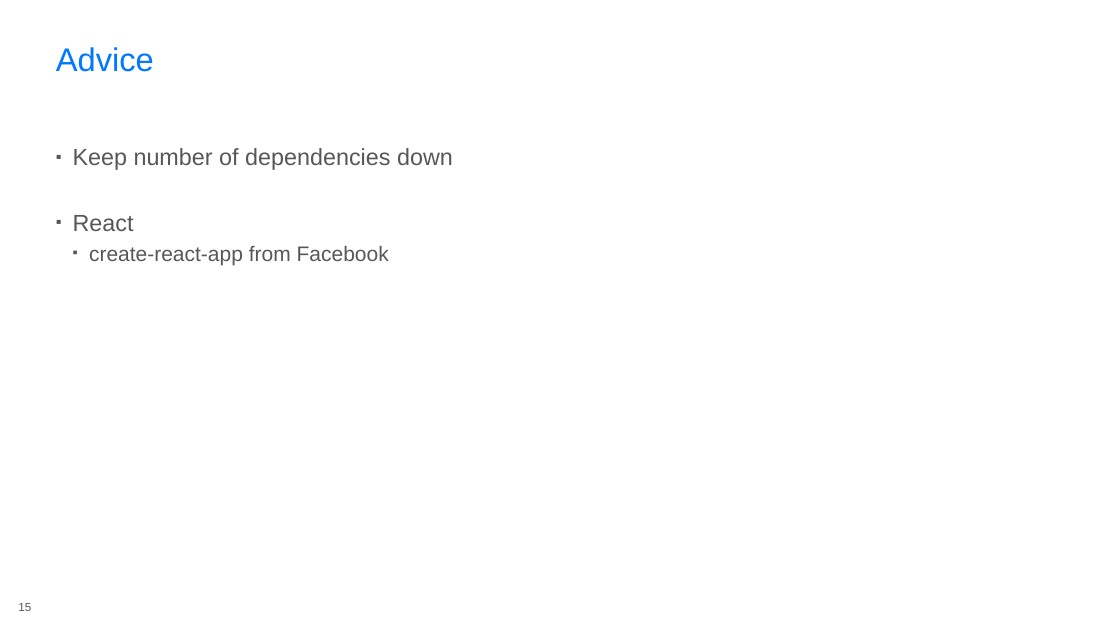
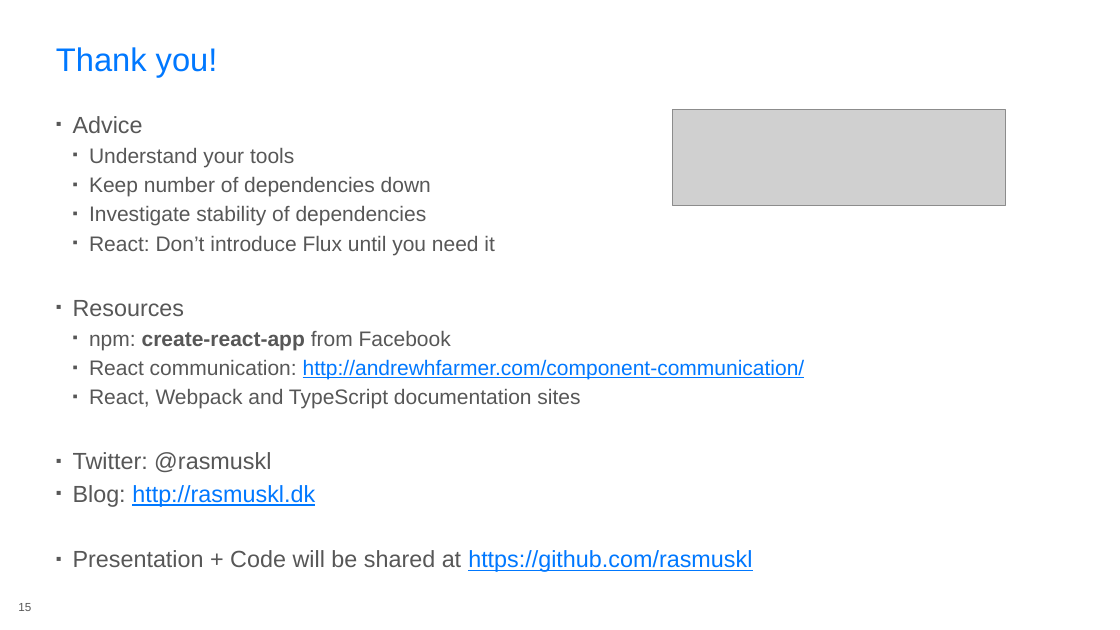
Before and after one commit to rasmuskl/react-webpack-typescript, a slide deck: slide 15 of _notes/Presentation.pptx. Drawn at 1120x630 pixels with LibreOffice and Linux fonts; fonts in the diff are those of the drawing; grey boxes stand for pictures; background and template pictures are left out. Boxes give left, top, right and bottom in pixels: in the first picture for what was removed or moved away, otherwise in the second. Text is boxed around its words. In the diff, an @@ line names an element or a change of style, - is before the commit and + after.

```diff
--- a/_notes/Presentation.pptx
+++ b/_notes/Presentation.pptx
@@ title at (56,47,218,77): text changed @@
-Advice
+Thank you!
@@ text at (73,116,294,167): paragraphs added @@
+▪ Advice
+  ▪ Understand your tools
@@ picture added at (673,110,1007,206) @@
@@ text at (89,177,431,197): size 20 to 18 pt in "Keep number of dependencies down"; list level 1 to 2 in "Keep number of dependencies down" @@
@@ text at (73,206,805,572): text changed @@
-▪ React
-  ▪ create-react-app from Facebook
+  ▪ Investigate stability of dependencies
+  ▪ React: Don’t introduce Flux until you need it
+▪ Resources
+  ▪ npm: create-react-app from Facebook
+  ▪ React communication: http://andrewhfarmer.com/component-communication/
+  ▪ React, Webpack and TypeScript documentation sites
+▪ Twitter: @rasmuskl
+▪ Blog: http://rasmuskl.dk
+▪ Presentation + Code will be shared at https://github.com/rasmuskl
```
Also in this commit, not shown: 2 other slides changed, 1 slide added, 2 slides removed, 1 other file.
